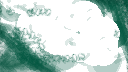
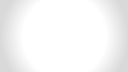
The second (128, 72) image is a revision of the first. Changes to its layers:
showed "Paint Layer 1", moved it above "Fill Layer 2", painted on it over [0, 0, 128, 72]
hid "Background", painted on it over [0, 0, 128, 72]
